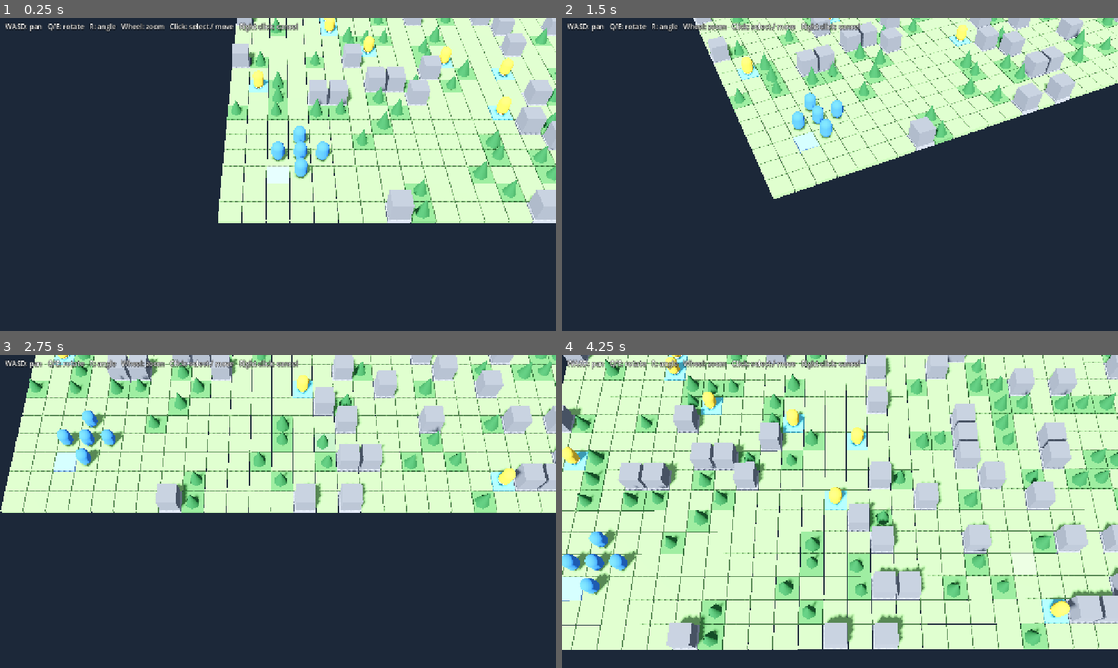
Above: before the commit, frames 1-4 (two rows, left to right).
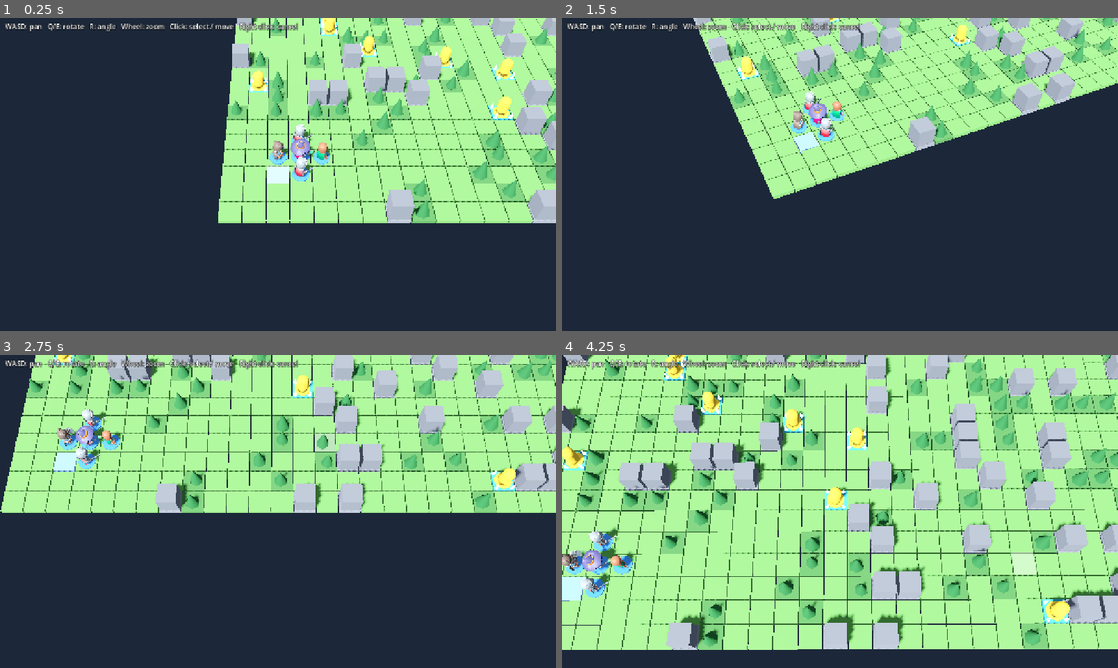
Above: after the commit, the same moments.

Repository: mattyan1053/pj-legion
Game: Godot game, scene res://prototype/board_prototype.tscn
Two runs of this game, one before a commit and one after it. Both use one fixed random seed, a clock stepped at 60 frames per second and the inputs below.
Inputs (mouse positions are in pixels of both pictures, inside the frame that each line leads up to):
- Up to frame 1 (0.25 s): no input
- Up to frame 2 (1.5 s): tap Enter at 0.5 s; move the mouse to (962, 158) at 0.52 s; hold D 0.53-1.28 s; tap Q at 0.6 s; click (962, 158) at 0.67 s; move the mouse to (728, 190) at 1.27 s; hold S from 1.28 s (still down); tap E at 1.35 s; click (728, 190) at 1.42 s
- Up to frame 3 (2.75 s): move the mouse to (333, 442) at 2.02 s; release S at 2.03 s; hold D from 2.03 s (still down); tap R at 2.1 s; click (333, 442) at 2.17 s
- Up to frame 4 (4.25 s): move the mouse to (812, 574) at 2.77 s; release D at 2.78 s; hold W 2.78-3.53 s; tap Q at 2.85 s; click (812, 574) at 2.92 s; move the mouse to (1006, 558) at 3.52 s; hold A from 3.53 s (still down); tap E at 3.6 s; click (1006, 558) at 3.67 s

The runs differ from the first frame. In frame 1, 31% of the frame differs, in the area x 39-100%, y 0-66%; in frame 2, 22%; in frame 3, 39%; in frame 4, 76%, in the area x 0-100%, y 0-95%.

Commit message:
:sparkles: Use character models, fade occluders and tune colors
- Units are KayKit characters with idle/run animations and a team-colored base
- Rocks and trees between the camera and a unit or the cursor fade out
- Crystals sit on tile corners so they stay visible under a unit
- Darker ground and lower ambient light

Co-Authored-By: Claude Fable 5.2 <noreply@anthropic.com>
Claude-Session: https://claude.ai/code/session_019skPmwhKf4SWkCtV73KvFN

Diff:
--- a/prototype/board_prototype.gd
+++ b/prototype/board_prototype.gd
@@ -6,6 +6,7 @@
 ## 本実装が始まったら捨てる。
 
 const OrbitCamera := preload("res://prototype/orbit_camera.gd")
+const UnitView := preload("res://prototype/unit_view.gd")
 
 enum Terrain { NORMAL, OBSTACLE, FOREST, FONT }
 
@@ -13,11 +14,19 @@
 const TILE_HEIGHT := 0.2
 const TILE_GAP := 0.04
 const TERRAIN_SEED := 20261114
-
-const COLOR_NORMAL := Color("7fb069")
-const COLOR_FOREST := Color("4f8a4b")
-const COLOR_OBSTACLE_GROUND := Color("8a8f98")
-const COLOR_FONT := Color("5ec8d8")
+const SQUAD: Array[String] = ["knight", "barbarian", "mage", "rogue", "knight"]
+const SQUAD_OFFSETS: Array[Vector2i] = [
+	Vector2i(1, 0), Vector2i(0, -1), Vector2i(1, -1), Vector2i(2, -1), Vector2i(1, -2),
+]
+
+## 手前の障害物をどこまで透かすか（0 = 不透明、1 = 見えない）と、その速さ。
+const OCCLUDER_FADE := 0.75
+const OCCLUDER_FADE_SPEED := 5.0
+
+const COLOR_NORMAL := Color("5f9f4e")
+const COLOR_FOREST := Color("457a40")
+const COLOR_OBSTACLE_GROUND := Color("767b84")
+const COLOR_FONT := Color("3fa9bd")
 const COLOR_TREE := Color("2f6b3a")
 const COLOR_ROCK := Color("6b7078")
 const COLOR_CRYSTAL := Color("9ff3ff")
@@ -26,7 +35,9 @@
 const COLOR_NEUTRAL := Color("e0b83a")
 
 var _terrain: Array[int] = []
-var _units := {}  # Vector2i -> MeshInstance3D
+var _units := {}  # Vector2i -> UnitView
+var _occluders := {}  # Vector2i -> MeshInstance3D（岩と木。手前にあると駒を隠す）
+var _hover_cell := Vector2i(-1, -1)
 var _selected_cell := Vector2i(-1, -1)
 var _moving := false
 
@@ -44,9 +55,10 @@
 	_build_help()
 
 
-func _process(_delta: float) -> void:
+func _process(delta: float) -> void:
 	# カメラが動くとマウスの下のマスも変わるので、マウスの動きではなく毎フレーム追う。
 	_update_cursor()
+	_update_occlusion(delta)
 
 
 func _unhandled_input(event: InputEvent) -> void:
@@ -107,8 +119,8 @@
 
 	var crystal_mesh := CylinderMesh.new()
 	crystal_mesh.top_radius = 0.0
-	crystal_mesh.bottom_radius = 0.22
-	crystal_mesh.height = 0.7
+	crystal_mesh.bottom_radius = 0.1
+	crystal_mesh.height = 0.4
 	crystal_mesh.radial_segments = 4
 	var crystal_material := _material(COLOR_CRYSTAL)
 	crystal_material.emission_enabled = true
@@ -133,37 +145,40 @@
 					var jitter := Vector3(rng.randf_range(-0.12, 0.12), 0.0, rng.randf_range(-0.12, 0.12))
 					var tree := _add_mesh(tree_mesh, tree_material, center + jitter + Vector3(0.0, 0.45, 0.0))
 					tree.scale = Vector3.ONE * rng.randf_range(0.85, 1.15)
+					_occluders[cell] = tree
 				Terrain.OBSTACLE:
-					_add_mesh(rock_mesh, rock_material, center + Vector3(0.0, 0.45, 0.0))
+					_occluders[cell] = _add_mesh(rock_mesh, rock_material, center + Vector3(0.0, 0.45, 0.0))
 				Terrain.FONT:
-					_add_mesh(crystal_mesh, crystal_material, center + Vector3(0.0, 0.35, 0.0))
+					# 駒が上に立っても結晶泉だと分かるよう、結晶はマスの四隅に置く。
+					for corner: Vector2 in [Vector2(-1, -1), Vector2(1, -1), Vector2(-1, 1), Vector2(1, 1)]:
+						var at := center + Vector3(corner.x * 0.36, 0.2, corner.y * 0.36)
+						var crystal := _add_mesh(crystal_mesh, crystal_material, at)
+						crystal.cast_shadow = GeometryInstance3D.SHADOW_CASTING_SETTING_OFF
 
 
 func _build_units() -> void:
-	var mesh := CapsuleMesh.new()
-	mesh.radius = 0.28
-	mesh.height = 0.95
-
-	var p1 := _material(COLOR_P1)
-	var p2 := _material(COLOR_P2)
-	var neutral := _material(COLOR_NEUTRAL)
-
-	for offset: Vector2i in [Vector2i(1, 0), Vector2i(0, -1), Vector2i(1, -1), Vector2i(2, -1), Vector2i(1, -2)]:
-		_add_unit(mesh, p1, _hq_cell(0) + offset)
-		_add_unit(mesh, p2, _hq_cell(1) - offset)
-
-	# 結晶泉の上には中立の駒を置く。
+	var toward_enemy := _cell_center(_hq_cell(1)) - _cell_center(_hq_cell(0))
+	for i in SQUAD.size():
+		_add_unit(SQUAD[i], COLOR_P1, _hq_cell(0) + SQUAD_OFFSETS[i], toward_enemy)
+		_add_unit(SQUAD[i], COLOR_P2, _hq_cell(1) - SQUAD_OFFSETS[i], -toward_enemy)
+
+	# 結晶泉の上には中立の駒を置く（まだ仮の形）。
 	for y in MAP_SIZE.y:
 		for x in MAP_SIZE.x:
 			var cell := Vector2i(x, y)
 			if _terrain[_index(cell)] == Terrain.FONT:
-				_add_unit(mesh, neutral, cell)
-
-
-func _add_unit(mesh: Mesh, material: Material, cell: Vector2i) -> void:
+				_add_unit("neutral", COLOR_NEUTRAL, cell, Vector3.BACK)
+
+
+func _add_unit(kind: String, team_color: Color, cell: Vector2i, facing: Vector3) -> void:
 	if _units.has(cell):
 		return
-	_units[cell] = _add_mesh(mesh, material, _unit_position(cell))
+	var unit: UnitView = UnitView.new()
+	unit.position = _cell_center(cell)
+	add_child(unit)
+	unit.setup(kind, team_color)
+	unit.face(facing)
+	_units[cell] = unit
 
 
 # ---- 光・カメラ・目印 ----
@@ -175,7 +190,7 @@
 	environment.background_color = Color("1b2430")
 	environment.ambient_light_source = Environment.AMBIENT_SOURCE_COLOR
 	environment.ambient_light_color = Color("b8c4d6")
-	environment.ambient_light_energy = 0.6
+	environment.ambient_light_energy = 0.45
 	environment.tonemap_mode = Environment.TONE_MAPPER_FILMIC
 	environment.ssao_enabled = true
 
@@ -245,25 +260,61 @@
 
 
 func _move_selected_to(cell: Vector2i) -> void:
-	var unit: MeshInstance3D = _units[_selected_cell]
+	var unit: UnitView = _units[_selected_cell]
 	_units.erase(_selected_cell)
 	_units[cell] = unit
 	_select(Vector2i(-1, -1))
 
+	var target := _cell_center(cell)
+	var duration := clampf(unit.position.distance_to(target) * 0.12, 0.25, 1.2)
 	_moving = true
+	unit.face(target - unit.position)
+	unit.play_run()
 	var tween := create_tween()
-	tween.tween_property(unit, "position", _unit_position(cell), 0.25) \
-		.set_trans(Tween.TRANS_SINE).set_ease(Tween.EASE_IN_OUT)
+	tween.tween_property(unit, "position", target, duration)
 	await tween.finished
+	unit.play_idle()
 	_moving = false
 	_select(cell)
 
 
 func _update_cursor() -> void:
-	var cell := _cell_under_mouse()
-	_cursor.visible = _in_bounds(cell)
+	_hover_cell = _cell_under_mouse()
+	_cursor.visible = _in_bounds(_hover_cell)
 	if _cursor.visible:
-		_cursor.position = _cell_center(cell) + Vector3(0.0, 0.015, 0.0)
+		_cursor.position = _cell_center(_hover_cell) + Vector3(0.0, 0.015, 0.0)
+
+
+## 駒やカーソルの手前（カメラ側）にある岩と木を透かす。
+func _update_occlusion(delta: float) -> void:
+	var camera: Camera3D = _rig.camera
+	var toward_camera := camera.global_position - _rig.global_position
+	toward_camera.y = 0.0
+
+	var faded := {}
+	if toward_camera.length() > 0.01:
+		var step := toward_camera.normalized()
+		# 見下ろす角度が浅いほど、遠くの障害物まで駒に重なる。
+		var forward_y := -camera.global_transform.basis.z.y  # 真下を向くほど -1 に近い
+		var reach := 1
+		if forward_y > -0.65:
+			reach = 3
+		elif forward_y > -0.85:
+			reach = 2
+
+		var targets: Array = _units.keys()
+		if _in_bounds(_hover_cell):
+			targets.append(_hover_cell)
+		for cell: Vector2i in targets:
+			var from := _cell_center(cell)
+			for k in range(1, reach + 1):
+				var p := from + step * float(k)
+				faded[Vector2i(floori(p.x), floori(p.z))] = true
+
+	for cell: Vector2i in _occluders:
+		var occluder: MeshInstance3D = _occluders[cell]
+		var target := OCCLUDER_FADE if faded.has(cell) else 0.0
+		occluder.transparency = move_toward(occluder.transparency, target, OCCLUDER_FADE_SPEED * delta)
 
 
 func _cell_under_mouse() -> Vector2i:
@@ -306,10 +357,6 @@
 	return Vector3(cell.x + 0.5, 0.0, cell.y + 0.5)
 
 
-func _unit_position(cell: Vector2i) -> Vector3:
-	return _cell_center(cell) + Vector3(0.0, 0.475, 0.0)
-
-
 func _material(color: Color) -> StandardMaterial3D:
 	var material := StandardMaterial3D.new()
 	material.albedo_color = color
--- /dev/null
+++ b/prototype/unit_view.gd
@@ -0,0 +1,113 @@
+extends Node3D
+## 駒 1 体の見た目。
+##
+## KayKit のキャラクターは、持ちうる武器や盾がすべて付いた状態で入っているので、
+## 種類ごとに使わないものを隠す。足元の円盤が陣営の色。
+
+const MODEL_SCALE := 0.42
+const BLEND_TIME := 0.15
+
+const KINDS := {
+	"knight": {
+		"scene": "res://assets/kaykit/adventurers/Knight.glb",
+		"hide": ["1H_Sword_Offhand", "Rectangle_Shield", "Round_Shield", "Spike_Shield", "2H_Sword"],
+		"idle": "Idle",
+	},
+	"barbarian": {
+		"scene": "res://assets/kaykit/adventurers/Barbarian.glb",
+		"hide": ["1H_Axe_Offhand", "Barbarian_Round_Shield", "1H_Axe", "Mug"],
+		"idle": "2H_Melee_Idle",
+	},
+	"mage": {
+		"scene": "res://assets/kaykit/adventurers/Mage.glb",
+		"hide": ["Spellbook", "Spellbook_open", "1H_Wand"],
+		"idle": "Idle",
+	},
+	"rogue": {
+		"scene": "res://assets/kaykit/adventurers/Rogue.glb",
+		"hide": ["Knife_Offhand", "1H_Crossbow", "Knife", "Throwable"],
+		"idle": "Idle",
+	},
+}
+
+var _player: AnimationPlayer
+var _idle: StringName = &"Idle"
+
+
+## kind が KINDS に無ければ、仮の形（カプセル）で出す。
+func setup(kind: String, team_color: Color) -> void:
+	_add_base(team_color)
+	if KINDS.has(kind):
+		_add_model(KINDS[kind])
+	else:
+		_add_placeholder(team_color)
+	play_idle()
+
+
+func play_idle() -> void:
+	_play(_idle)
+
+
+func play_run() -> void:
+	_play(&"Running_A")
+
+
+## 盤面上の向き（y は見ない）へ体を向ける。
+func face(direction: Vector3) -> void:
+	if Vector2(direction.x, direction.z).length() < 0.001:
+		return
+	rotation.y = atan2(direction.x, direction.z)
+
+
+func _add_base(team_color: Color) -> void:
+	var mesh := CylinderMesh.new()
+	mesh.top_radius = 0.4
+	mesh.bottom_radius = 0.4
+	mesh.height = 0.04
+	var material := StandardMaterial3D.new()
+	material.albedo_color = team_color
+	material.emission_enabled = true
+	material.emission = team_color
+	material.emission_energy_multiplier = 0.4
+	var base := MeshInstance3D.new()
+	base.mesh = mesh
+	base.material_override = material
+	base.position.y = 0.02
+	base.cast_shadow = GeometryInstance3D.SHADOW_CASTING_SETTING_OFF
+	add_child(base)
+
+
+func _add_model(kind: Dictionary) -> void:
+	var scene: PackedScene = load(kind["scene"])
+	var model: Node3D = scene.instantiate()
+	model.scale = Vector3.ONE * MODEL_SCALE
+	add_child(model)
+
+	for node_name: String in kind["hide"]:
+		var part := model.find_child(node_name, true, false) as Node3D
+		if part != null:
+			part.visible = false
+
+	_idle = kind["idle"]
+	_player = model.find_child("AnimationPlayer", true, false) as AnimationPlayer
+
+
+func _add_placeholder(team_color: Color) -> void:
+	var mesh := CapsuleMesh.new()
+	mesh.radius = 0.28
+	mesh.height = 0.95
+	var material := StandardMaterial3D.new()
+	material.albedo_color = team_color
+	material.roughness = 0.9
+	var body := MeshInstance3D.new()
+	body.mesh = mesh
+	body.material_override = material
+	body.position.y = 0.475
+	add_child(body)
+
+
+func _play(animation: StringName) -> void:
+	if _player == null or not _player.has_animation(animation):
+		return
+	_player.get_animation(animation).loop_mode = Animation.LOOP_LINEAR
+	_player.play(animation, BLEND_TIME)
